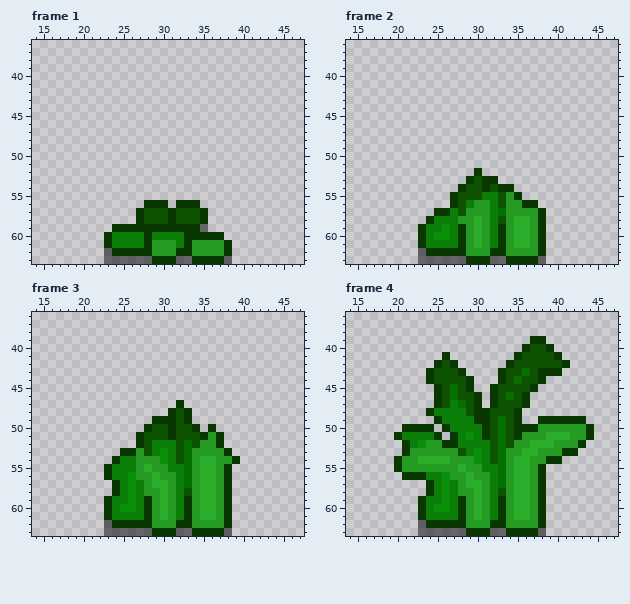
One commit to this pixel-art file: Assets/Arts/Plant/GrassSprite/TallGrass_01/TallGrass_01_Grow.aseprite. Above is the file before it was changed.
64x64 pixels, 5 frames. Shown: frame 1: x 14..47, y 36..63; frame 2: x 14..47, y 36..63; frame 3: x 14..47, y 36..63; frame 4: x 14..47, y 36..63. The commit also changed other frames, which this record leaves out.
Now the later version:
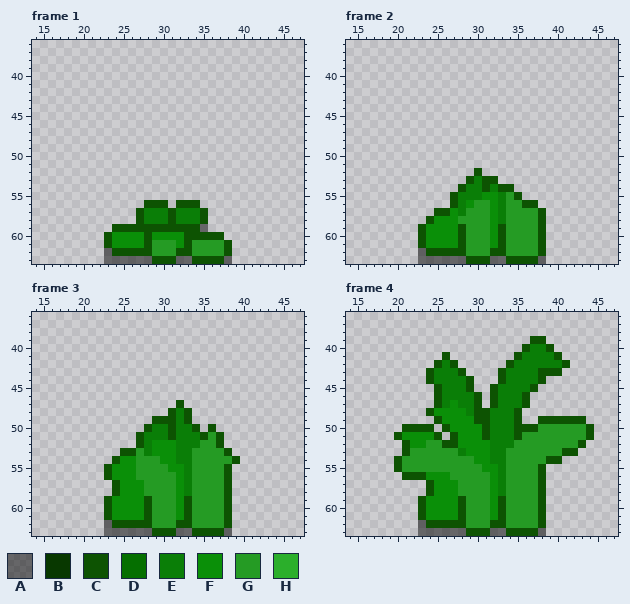
Palette (. is transparent): A #00000080  B #083800  C #0d5302  D #056f00  E #0a7e07  F #0a8f08  G #259b24  H #2baf2b
Edits made:
layer "Demo/Layer 3" now shown
layer "Demo/Layer 4" now shown
layer "Demo/Layer 2" now shown
Changed rows in their new state; - is an unchanged pixel.
Frame 1, layer "Flattened":
first column x 23:
56 -----CCC-CCC----
57 ----CEEECEEEC---
58 ----CEEECEEEC---
59 -CCCCCCCCCCC----
60 CFFFFCFFFFCCCCC-
61 CFFFFC---FC----C
62 -CCCCC---CC----C
63 ------CCC--CCCC-
Frame 2, layer "Flattened":
first column x 23:
52 -------C--------
53 ------CECC------
54 -----CEECECC----
55 ----CEEEFFE-C---
56 ----CEF--FE--CC-
57 --CCFE---FE----C
58 -CFFF--G-FE-GG-C
59 CFF-FC-G-FC-GG-C
60 CF--FC-G-FC-GG-C
61 CFFFFC-G-FC-GG-C
62 -CCCCC---CC----C
63 ------CCC--CCCC-
Frame 3, layer "Flattened":
first column x 23:
47 ---------C-------
48 --------CEC------
49 ------CCCEC------
50 -----CEECEEC-C---
51 ----CEEECEEEC-C--
52 ----CEFFFEEE--C--
53 --CC-EF-FEE----C-
54 -CFF----FEE-GG--C
55 CFFF-G--FFE-GG-C-
56 CFF---G--FE-GG-C-
57 -CF-F-GG-FE-GG-C-
58 -CF-F--G-FE-GG-C-
59 CFF-FC-G-FC-GG-C-
60 CF--FC-G-FC-GG-C-
61 CFFFFC-G-FC-GG-C-
62 -CCCCC---CC----C-
63 ------CCC--CCCC--
Frame 4, layer "Flattened":
first column x 20:
39 -----------------CC------
40 ----------------CEEC-----
41 ------C--------CEEEEC----
42 -----CEC------CEEEEEEC---
43 ----CEEEC----CEEEECCC----
44 ----CEEEEC---CEEEEC------
45 -----CEEEC--CEEEEC-------
46 -----CEEEEC-CEEEC--------
47 -----CEFEEC-CEEEC--------
48 ----CFFFFECCEEEC---------
49 -----CFFFFCCEEEC--CCCCCC-
50 -CCCC-CFFFFCEEECCC------C
51 CFFFFC-CF-FCEEEC---GGG--C
52 -CF---CCFFFFEEE--GGG---C-
53 -C------EF-FEE--GG---CC--
54 C--GGGG----FEE-GG--CC----
55 C-------G--FFE-GG-C------
56 -CCCFF---G--FE-GG-C------
57 ----CF-F-GG-FE-GG-C------
58 ----CF-F--G-FE-GG-C------
59 ---CFF-FC-G-FC-GG-C------
60 ---CF--FC-G-FC-GG-C------
61 ---CFFFFC-G-FC-GG-C------
62 ----CCCCC---CC----C------
63 ---------CCC--CCCC-------
Where, in picture pixels (left, top, right, bottom), the same in both pictures:
changed: (104, 200, 232, 264)
changed: (418, 168, 546, 264)
changed: (104, 400, 240, 536)
changed: (394, 336, 594, 536)
